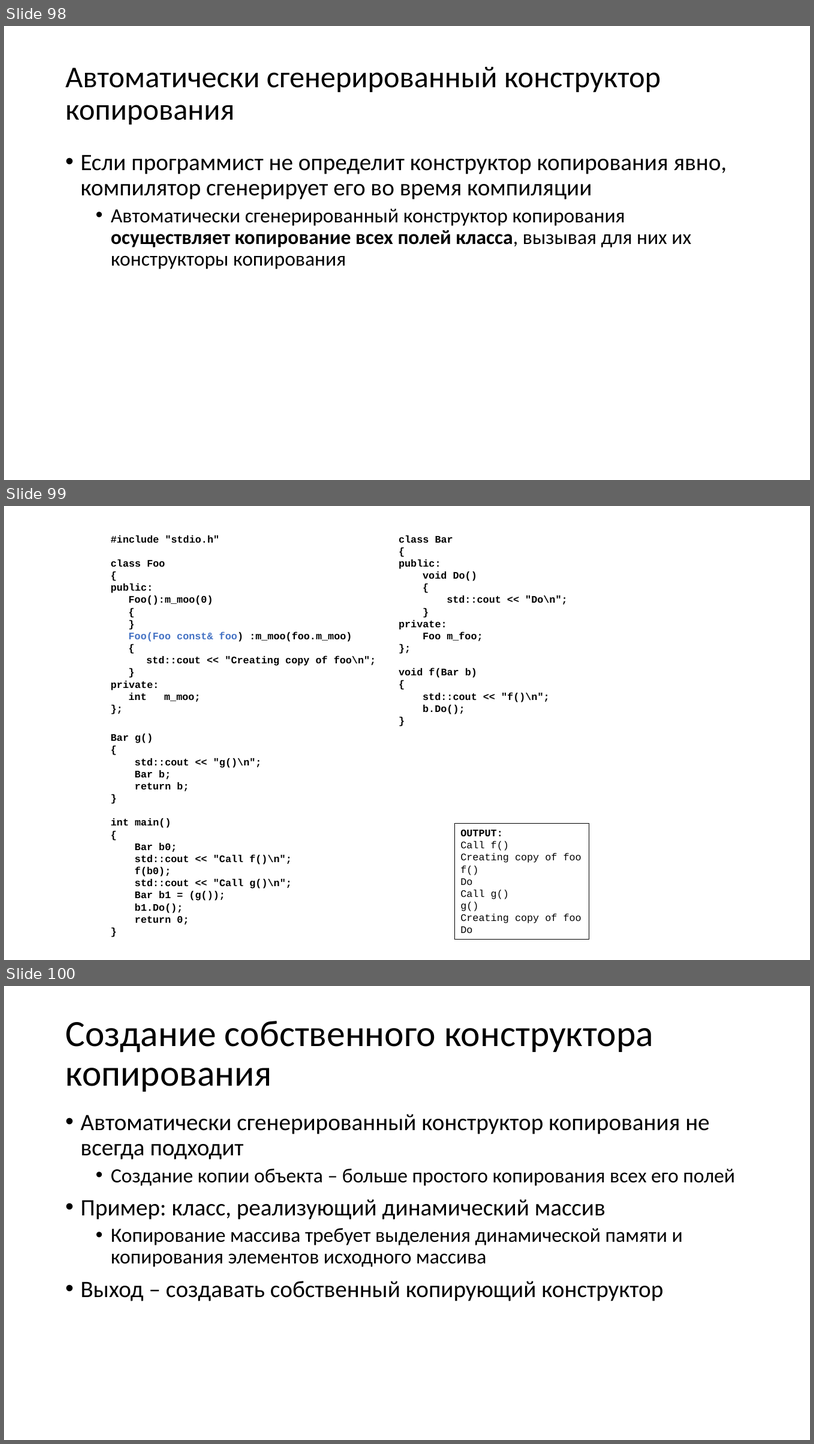
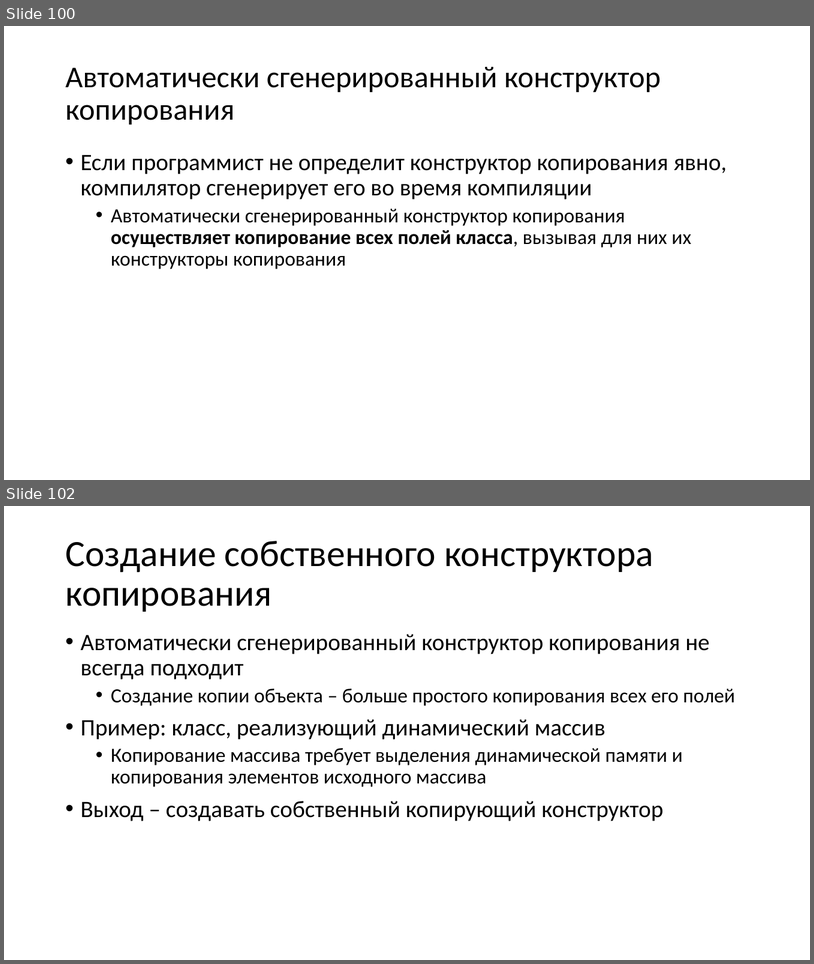
Before and after one commit to alexey-malov/oop, a slide deck: lectures/02/Основы ООП.pptx. Shown one above the other, each under a label of ours: slides 98, 99 and 100 before the commit, slides 100 and 102 after it; the slides between them are not shown. The pictures are 814x1444 and 814x964 pixels, drawn with LibreOffice and Linux fonts; fonts in the diff are those of the drawing. Boxes give left, top, right and bottom in pixels: in the first picture for what was removed or moved away, otherwise in the second. Text is boxed around its words. In the diff, an @@ line names an element or a change of style, - is before the commit and + after.

```diff
--- a/lectures/02/Основы ООП.pptx
+++ b/lectures/02/Основы ООП.pptx
@@ slide 99 removed at box(4, 506, 810, 960), background #FFFFFF @@
@@ text removed at box(111, 535, 377, 702) @@
-#include "stdio.h"
-class Foo
-{
-public:
-Foo():m_moo(0)
-{
-}
-Foo(Foo const& foo) :m_moo(foo.m_moo)
-{
-std::cout << "Creating copy of foo\n";
-}
-private:
-int m_moo;
-};
@@ text removed at box(399, 535, 568, 714) @@
-class Bar
-{
-public:
-void Do()
-{
-std::cout << "Do\n";
-}
-private:
-Foo m_foo;
-};
-void f(Bar b)
-{
-std::cout << "f()\n";
-b.Do();
-}
@@ text removed at box(111, 733, 292, 924) @@
-Bar g()
-{
-std::cout << "g()\n";
-Bar b;
-return b;
-}
-int main()
-{
-Bar b0;
-std::cout << "Call f()\n";
-f(b0);
-std::cout << "Call g()\n";
-Bar b1 = (g());
-b1.Do();
-return 0;
-}
@@ rectangle removed at box(455, 823, 590, 939) @@
-OUTPUT:
-Call f()
-Creating copy of foo
-f()
-Do
-Call g()
-g()
-Creating copy of foo
-Do
@@ what was slide 98 is now slide 100 @@
@@ what was slide 100 is now slide 102 @@
```
Also in this commit, not shown: 1 slide changed, 3 slides added, 1 other slide removed, 5 other files.
